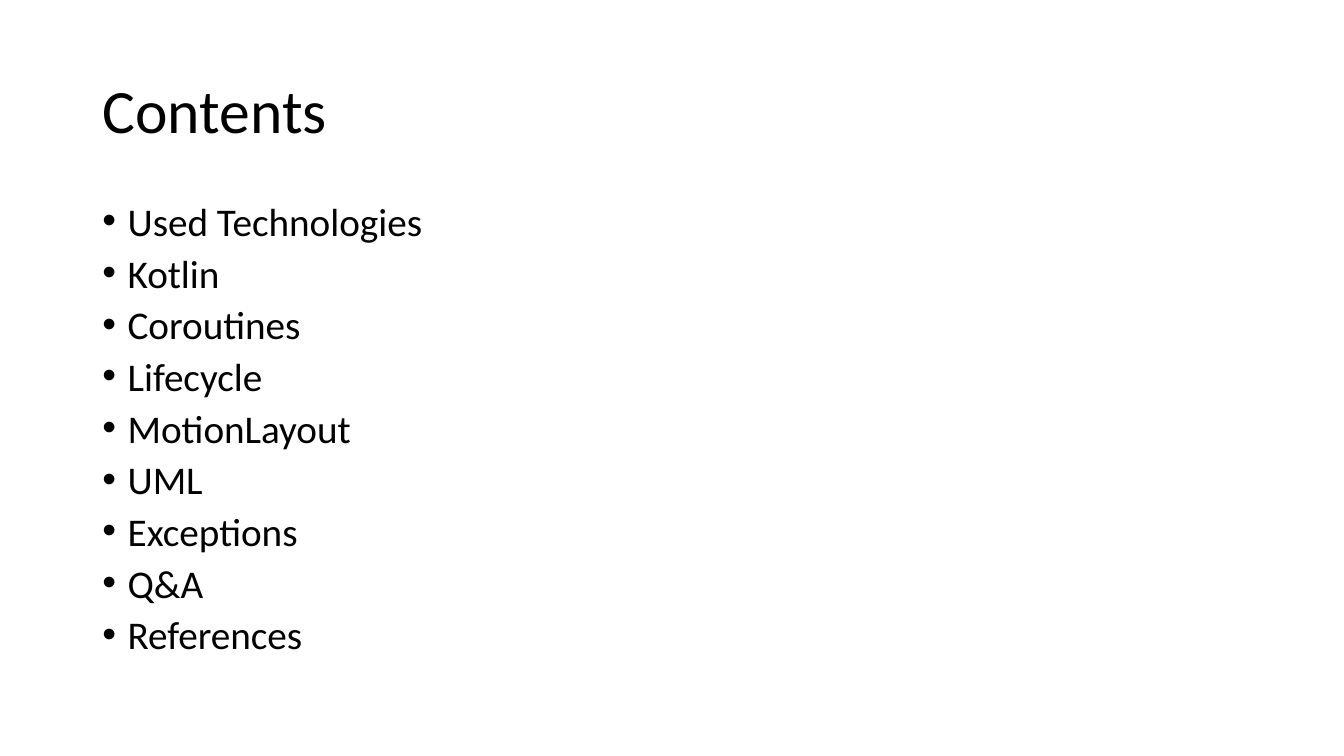
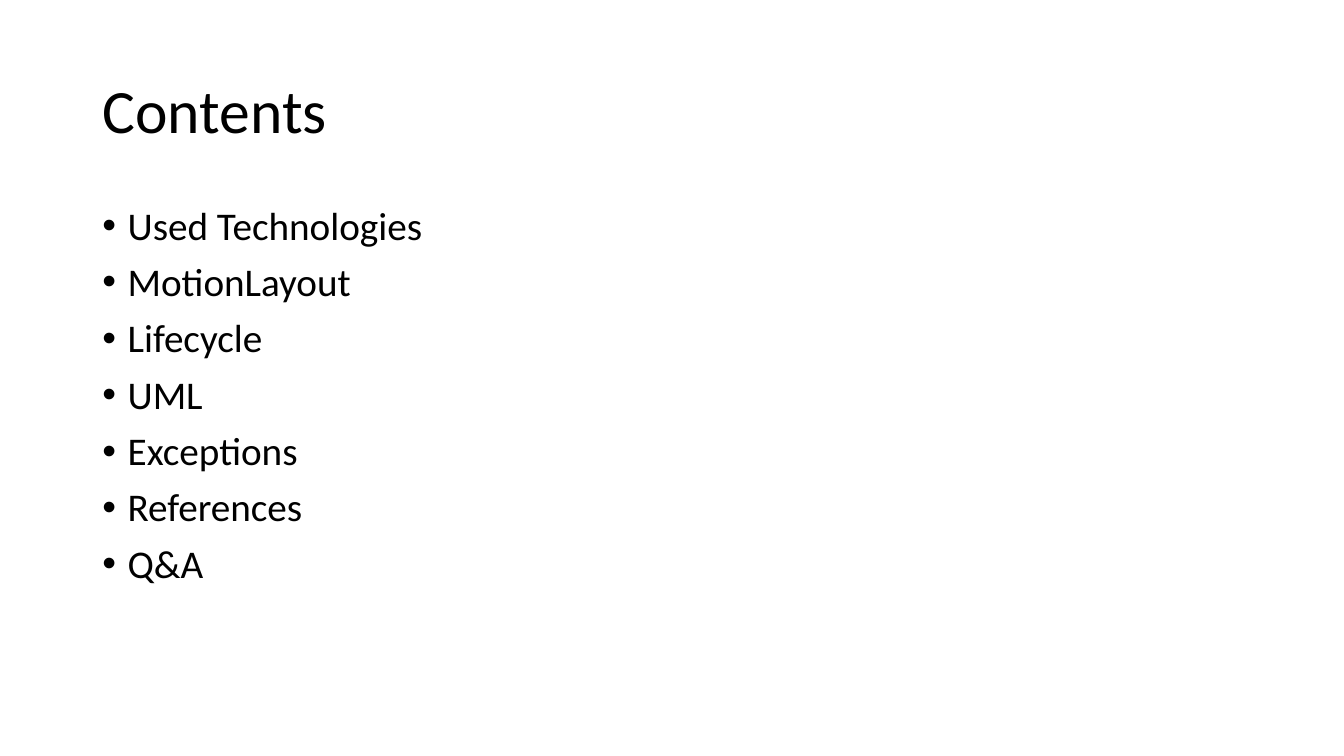
Before and after one commit to mrbllyy/OmersPlace, a slide deck: slide 2 of presentation.pptx. Drawn at 1344x756 pixels with LibreOffice and Linux fonts; fonts in the diff are those of the drawing. Boxes give left, top, right and bottom in pixels: in the first picture for what was removed or moved away, otherwise in the second. Text is boxed around its words. In the diff, an @@ line names an element or a change of style, - is before the commit and + after.

```diff
--- a/presentation.pptx
+++ b/presentation.pptx
@@ text at (128, 212, 422, 584): line spacing 0.8 to 0.9 @@
@@ text at (128, 269, 351, 303): text changed @@
-• Kotlin
-• Coroutines
+• MotionLayout
@@ text at (128, 416, 351, 450): paragraph removed @@
-• MotionLayout
@@ text at (128, 494, 303, 522): paragraph added @@
+• References
@@ text at (128, 622, 303, 650): paragraph removed @@
-• References
```
Also in this commit, not shown: 4 other slides changed, 3 slides added, 4 slides removed, 14 other files.
